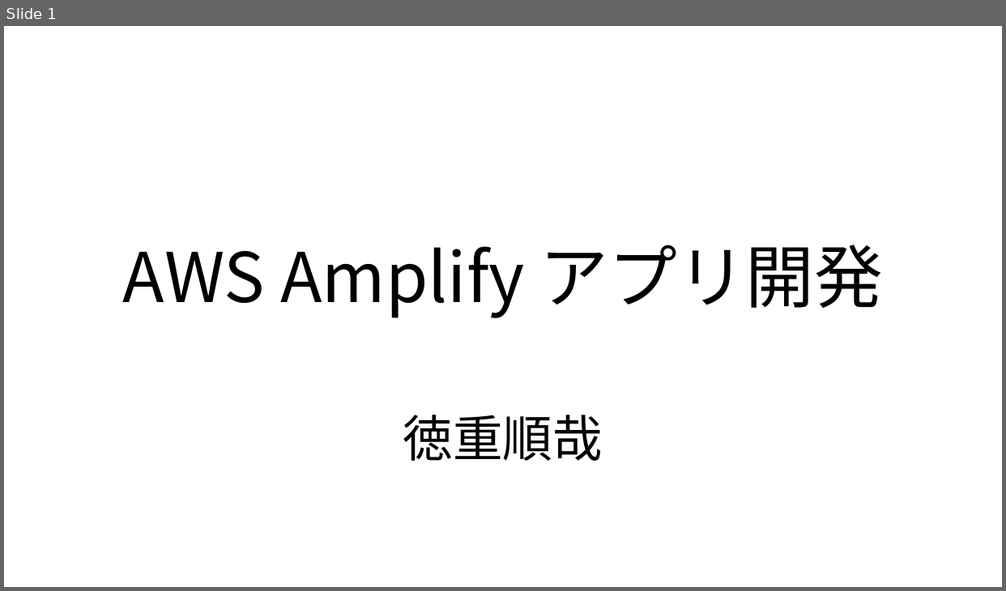
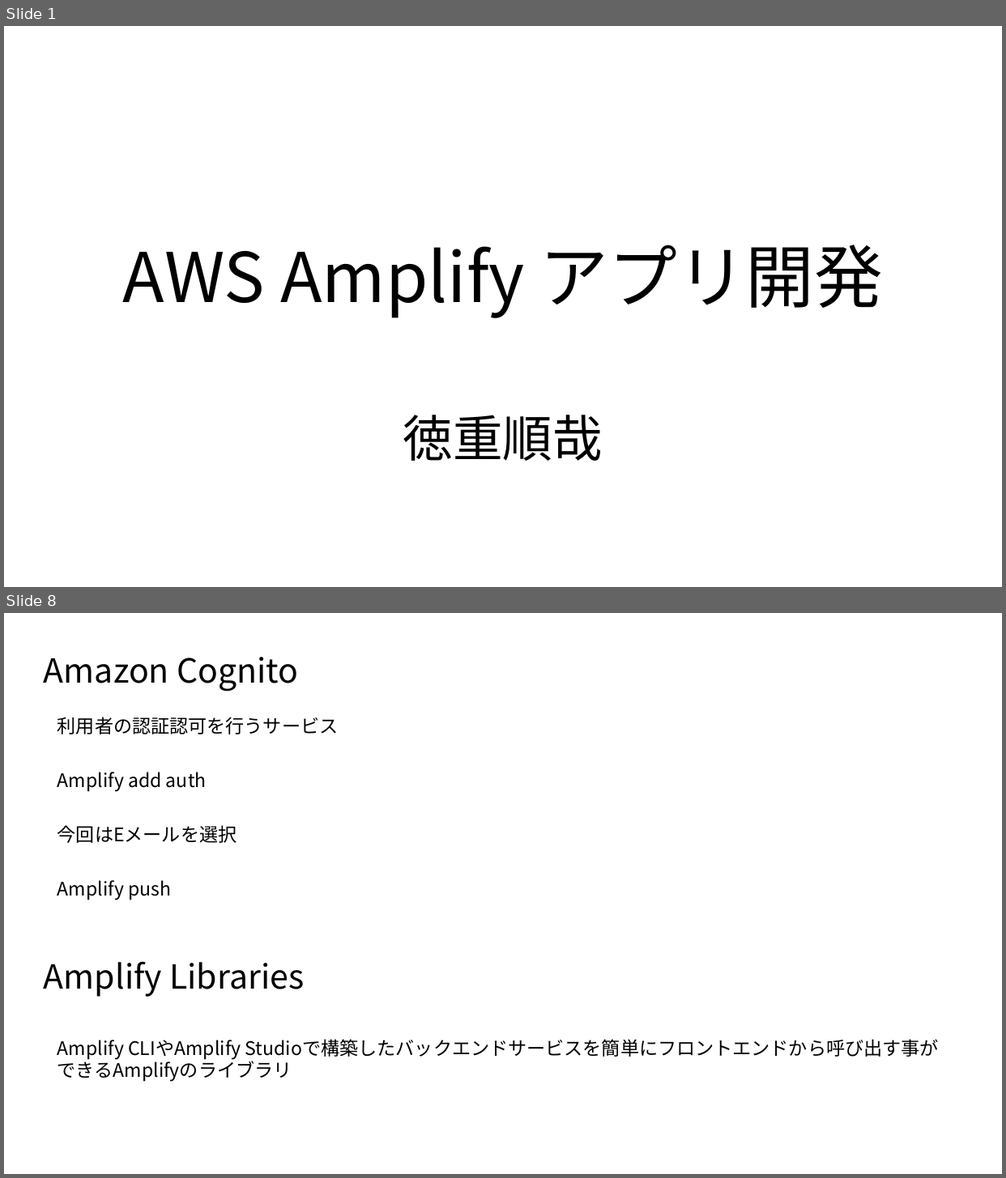
Before and after one commit to TokushigeJunya/test, a slide deck: AWSAmplifyアプリ開発.pptx. Shown one above the other, each under a label of ours: slide 1 before the commit, slides 1 and 8 after it; the slides between them are not shown. The pictures are 1006x591 and 1006x1178 pixels, drawn with LibreOffice and Linux fonts; fonts in the diff are those of the drawing. Boxes give left, top, right and bottom in pixels: in the first picture for what was removed or moved away, otherwise in the second. Text is boxed around its words. In the diff, an @@ line names an element or a change of style, - is before the commit and + after.

```diff
--- a/AWSAmplifyアプリ開発.pptx
+++ b/AWSAmplifyアプリ開発.pptx
@@ slide 8 added at [4,613,1002,1174], background #FFFFFF @@
@@ text added at [44,657,298,692], 32 pt, text #000000 @@
+Amazon Cognito
@@ text added at [57,717,338,735], 18 pt, text #000000 @@
+利用者の認証認可を行うサービス
@@ text added at [57,772,206,792], 18 pt, text #000000 @@
+Amplify add auth
@@ text added at [57,825,237,843], 18 pt, text #000000 @@
+今回はEメールを選択
@@ text added at [57,880,171,901], 18 pt, text #000000 @@
+Amplify push
@@ text added at [44,961,304,997], 32 pt, text #000000 @@
+Amplify Libraries
@@ text added at [57,1040,241,1059], 18 pt, text #000000 @@
+Amplify CLIやAmplify Studioで構築したバックエンドサービスを簡単にフロントエンドから呼び出す事ができるAmplifyのライブラリ
```
Also in this commit, not shown: 1 slide changed, 8 other slides added, 4 slides removed.
